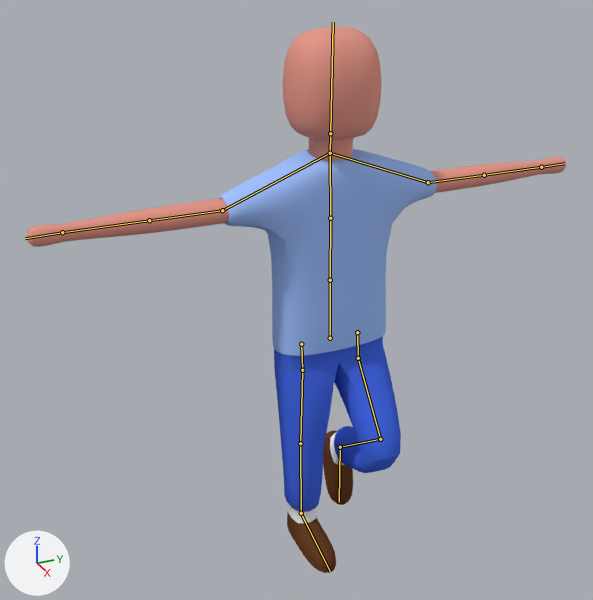
An edit to the Blender file Assets/Blender projects/PlayerModel.blend, drawn before and after from the same camera.
Rendered twice from a 50 mm camera at (35.1, -17.6, 32.1) aimed at (-0.4, -1.6, 14.4). Arrows for +X, +Y and +Z are at lower left; the lights stay in place. Both versions are drawn at frame 21 of the action 'Armature.001Action'; the numbers are the values there. The bones that bend it are drawn over the model as lines.

The first picture shows 'PlayerModel'.
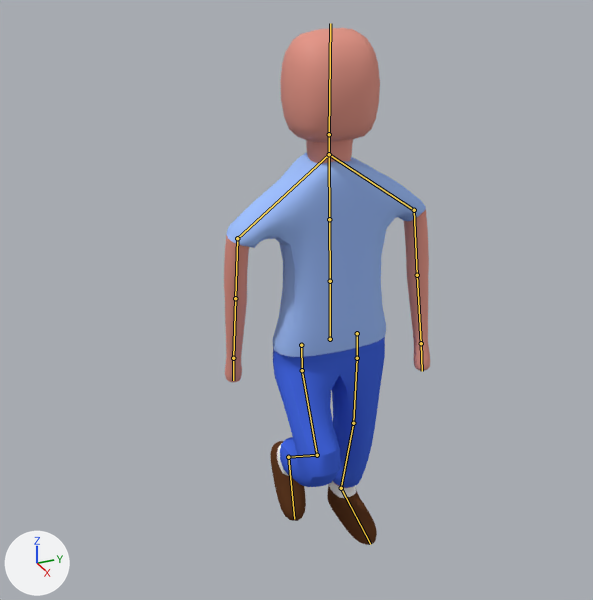
What the commit changed:
Bone 'Shoulder.R' (bone_shoulder_r) turns from (0, 0, 0) to (15, 0, 0) degrees about its own x, y and z.
Bone 'Upperarm.R' (bone_upperarm_r) turns from (0, 0, 0) to (74, -12, 4) degrees about its own x, y and z.
Bone 'Shoulder.L' (bone_shoulder_l) turns from (0, 0, 0) to (-15, 0, 0) degrees about its own x, y and z.
Bone 'Upperarm.L' (bone_upperarm_l) turns from (0, 0, 0) to (-74, -12, -4) degrees about its own x, y and z.
Bone 'Hip.R' (bone_hip_r) turns from (0, 0, -3) to (0, 0, 0) degrees about its own x, y and z.
Bone 'Upperleg.R' (bone_upperleg_r) turns from (0, 0, -4) to (0, 1, -35) degrees about its own x, y and z.
Bone 'Lowerleg.R' (bone_lowerleg_r) turns from (0, 1, 12) to (3, 3, 91) degrees about its own x, y and z.
Bone 'Foot.R' (bone_foot_r) turns from (0, 0, -2) to (0, 0, 7) degrees about its own x, y and z.
Bone 'Hip.L' (bone_hip_l) turns from (0, 0, -3) to (0, 0, 0) degrees about its own x, y and z.
Bone 'Upperleg.L' (bone_upperleg_l) turns from (0, -1, -36) to (0, 0, 0) degrees about its own x, y and z.
Bone 'Lowerleg.L' (bone_lowerleg_l) turns from (-3, -3, 92) to (0, 0, 9) degrees about its own x, y and z.
Bone 'Foot.L' (bone_foot_l) turns from (0, 0, 21) to (0, 0, -5) degrees about its own x, y and z.

Pixel boxes (x1, y1, x2, y2) of what changed, in the pictures (593 x 600 px):
'PlayerModel', posed (62% narrower): before (27, 27, 566, 573); after (224, 28, 430, 545)
bone 'Shoulder.R', root to tip: before (330, 153) to (222, 210); after (329, 154) to (237, 238)
bone 'Upperarm.R', root to tip: before (222, 210) to (149, 220); after (237, 238) to (235, 298)
bone 'Shoulder.L', root to tip: before (330, 153) to (428, 182); after (329, 154) to (414, 210)
bone 'Upperarm.L', root to tip: before (428, 182) to (484, 175); after (414, 210) to (417, 275)
bone 'Hip.R', root to tip: before (301, 344) to (302, 370); after (301, 345) to (302, 370)
bone 'Upperleg.R', root to tip: before (302, 370) to (300, 443); after (302, 370) to (317, 455)
bone 'Lowerleg.R', root to tip: before (300, 443) to (301, 513); after (317, 455) to (288, 457)
bone 'Foot.R', root to tip: before (301, 513) to (330, 571); after (288, 457) to (294, 519)
bone 'Hip.L', root to tip: before (357, 332) to (358, 358); after (357, 333) to (357, 358)
bone 'Upperleg.L', root to tip: before (358, 358) to (380, 439); after (357, 358) to (353, 423)
bone 'Lowerleg.L', root to tip: before (380, 439) to (340, 447); after (353, 423) to (341, 488)
bone 'Foot.L', root to tip: before (340, 447) to (339, 502); after (341, 488) to (370, 544)
